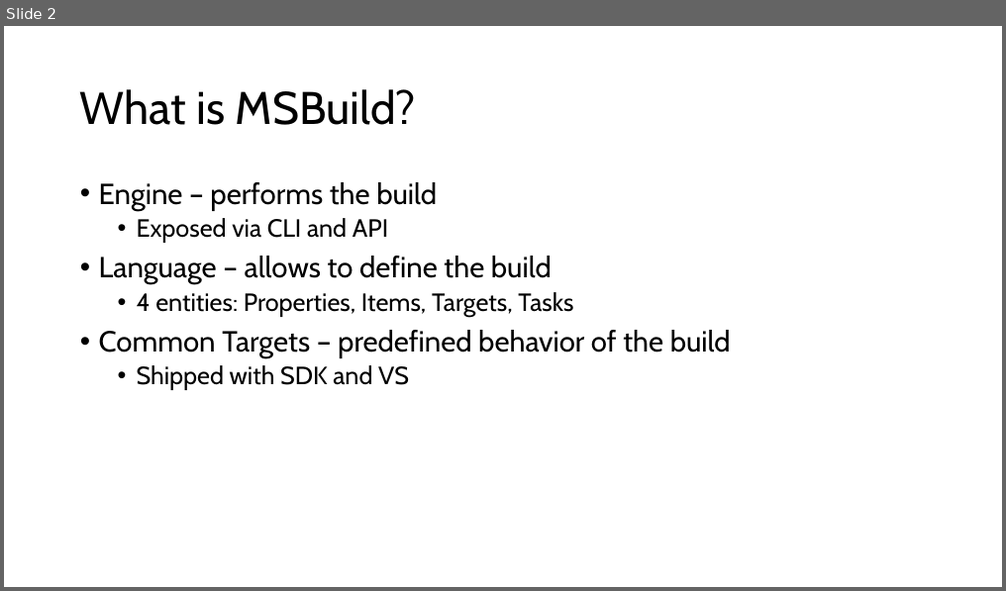
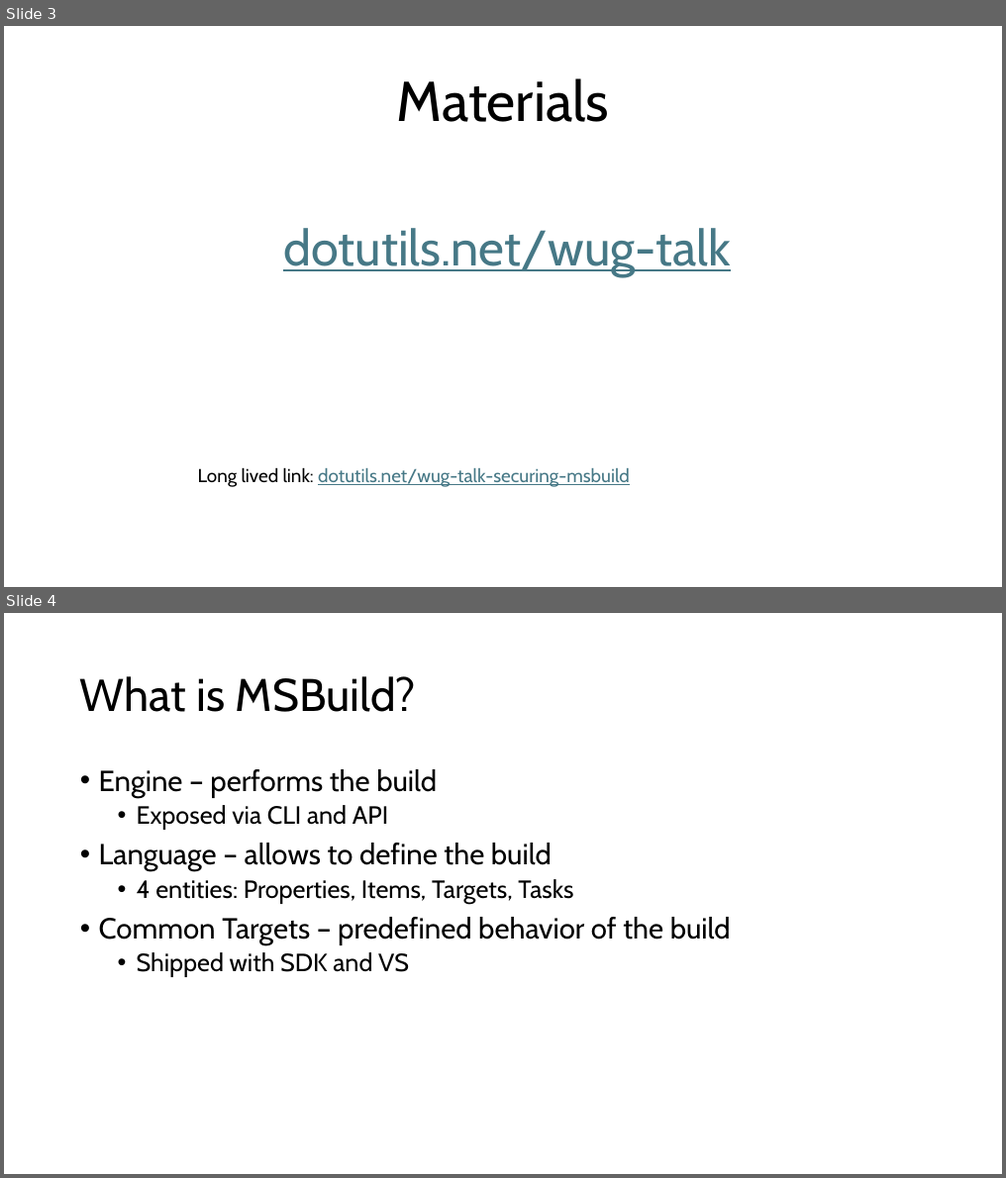
Before and after one commit to dotutils/securing-msbuild, a slide deck: Doc/MSBuildSecurity.pptx. Shown one above the other, each under a label of ours: slide 2 before the commit, slides 3 and 4 after it. The pictures are 1006x591 and 1006x1178 pixels, drawn with LibreOffice and Linux fonts; fonts in the diff are those of the drawing. Boxes give left, top, right and bottom in pixels: in the first picture for what was removed or moved away, otherwise in the second. Text is boxed around its words. In the diff, an @@ line names an element or a change of style, - is before the commit and + after.

```diff
--- a/Doc/MSBuildSecurity.pptx
+++ b/Doc/MSBuildSecurity.pptx
@@ slide 3 added at box(4, 26, 1002, 587), background #FFFFFF @@
@@ title added at box(397, 78, 610, 122), 54 pt, text #000000 @@
+Materials
@@ subtitle added at box(283, 228, 731, 275), 48 pt, text #467886, underline @@
+dotutils.net/wug-talk
@@ text added at box(198, 468, 630, 487), 18 pt, text #467886, underline @@
+Long lived link: dotutils.net/wug-talk-securing-msbuild
@@ what was slide 2 is now slide 4 @@
```
Also in this commit, not shown: 2 slides changed, 2 other slides added, 1 slide removed, 3 other files.
